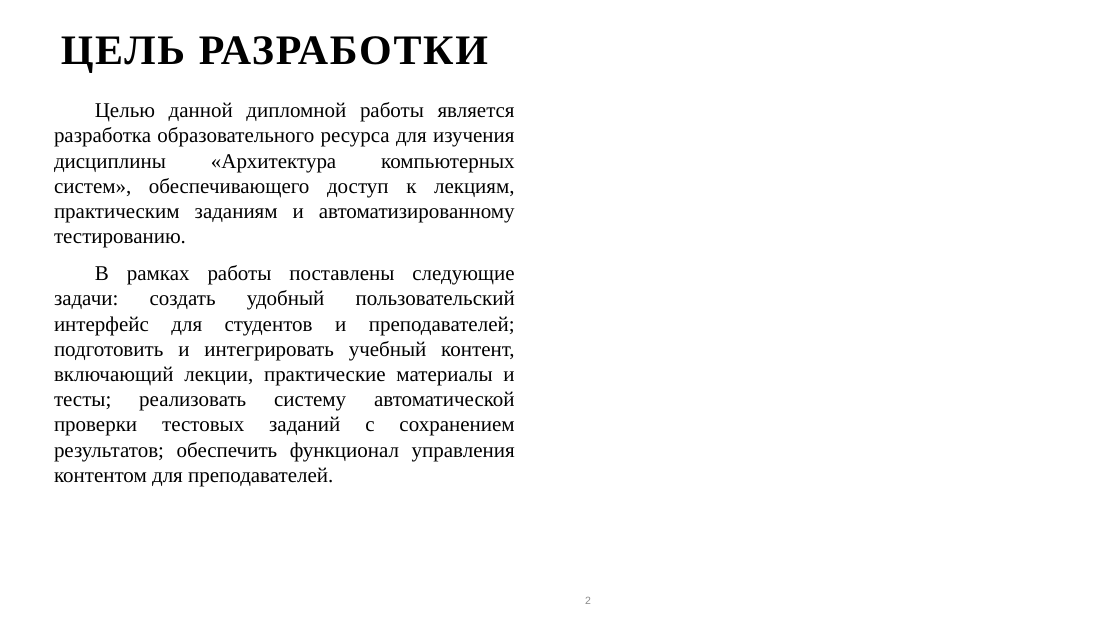
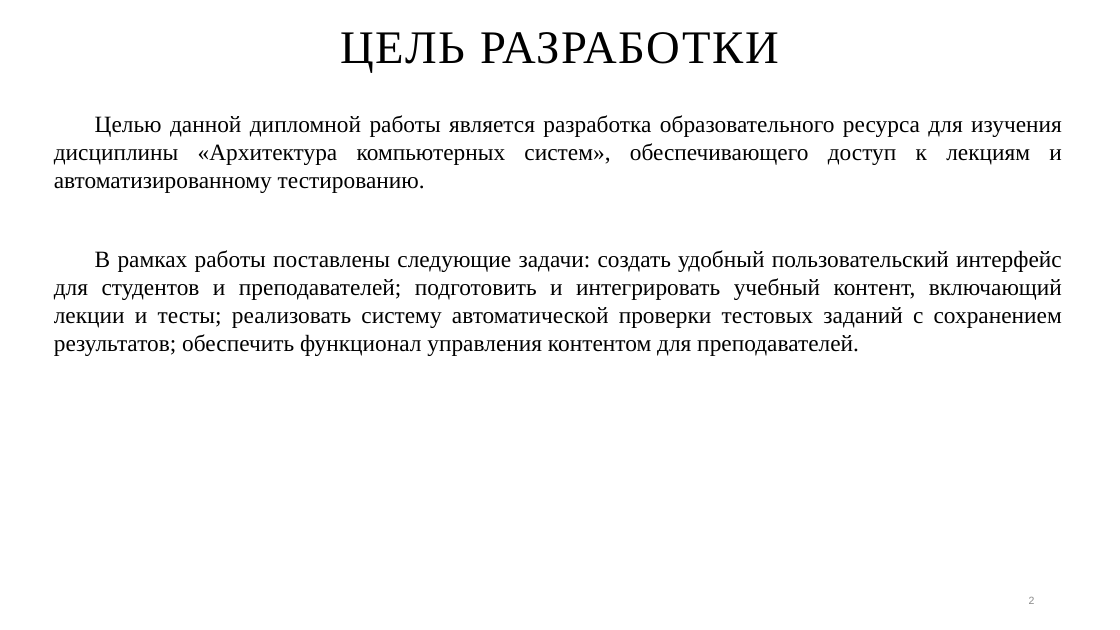
Before and after one commit to AngelinaPuh/diplom_project, a slide deck: slide 2 of dokuments/предзащита.pptx. Drawn at 1120x630 pixels with LibreOffice and Linux fonts; fonts in the diff are those of the drawing; background and template pictures are left out. Boxes give left, top, right and bottom in pixels: in the first picture for what was removed or moved away, otherwise in the second. Text is boxed around its words. In the diff, an @@ line names an element or a change of style, - is before the commit and + after.

```diff
--- a/dokuments/предзащита.pptx
+++ b/dokuments/предзащита.pptx
@@ text "ЦЕЛЬ РАЗРАБОТКИ": place and size @@
-text "ЦЕЛЬ РАЗРАБОТКИ" at <box>61,36,488,73</box>
+text "ЦЕЛЬ РАЗРАБОТКИ" at <box>341,32,779,73</box>
@@ text "ЦЕЛЬ РАЗРАБОТКИ" at <box>341,32,779,73</box>: size 36 to 40 pt, bold off; alignment left to centre @@
@@ text at <box>54,115,1062,356</box>: text changed; size 18 to 20 pt @@
-Целью данной дипломной работы является разработка образовательного ресурса для изучения дисциплины «Архитектура компьютерных систем», обеспечивающего доступ к лекциям, практическим заданиям и автоматизированному тестированию.
-В рамках работы поставлены следующие задачи: создать удобный пользовательский интерфейс для студентов и преподавателей; подготовить и интегрировать учебный контент, включающий лекции, практические материалы и тесты; реализовать систему автоматической проверки тестовых заданий с сохранением результатов; обеспечить функционал управления контентом для преподавателей.
+Целью данной дипломной работы является разработка образовательного ресурса для изучения дисциплины «Архитектура компьютерных систем», обеспечивающего доступ к лекциям и автоматизированному тестированию.
+В рамках работы поставлены следующие задачи: создать удобный пользовательский интерфейс для студентов и преподавателей; подготовить и интегрировать учебный контент, включающий лекции и тесты; реализовать систему автоматической проверки тестовых заданий с сохранением результатов; обеспечить функционал управления контентом для преподавателей.
@@ page number: place and size @@
-page number at <box>585,597,591,604</box>
+page number at <box>1029,597,1035,604</box>
```
Also in this commit, not shown: 9 other slides changed, 51 other files.
